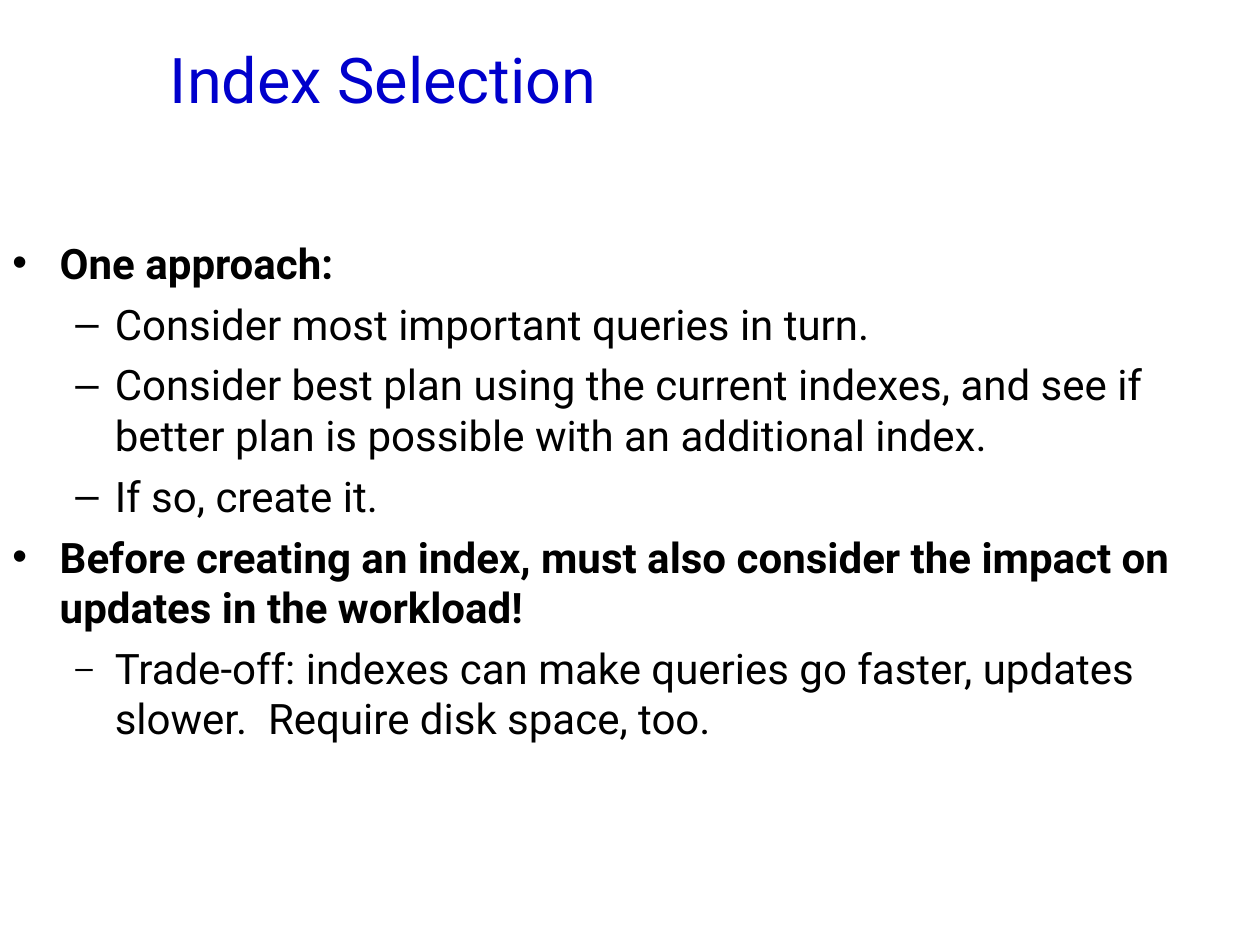
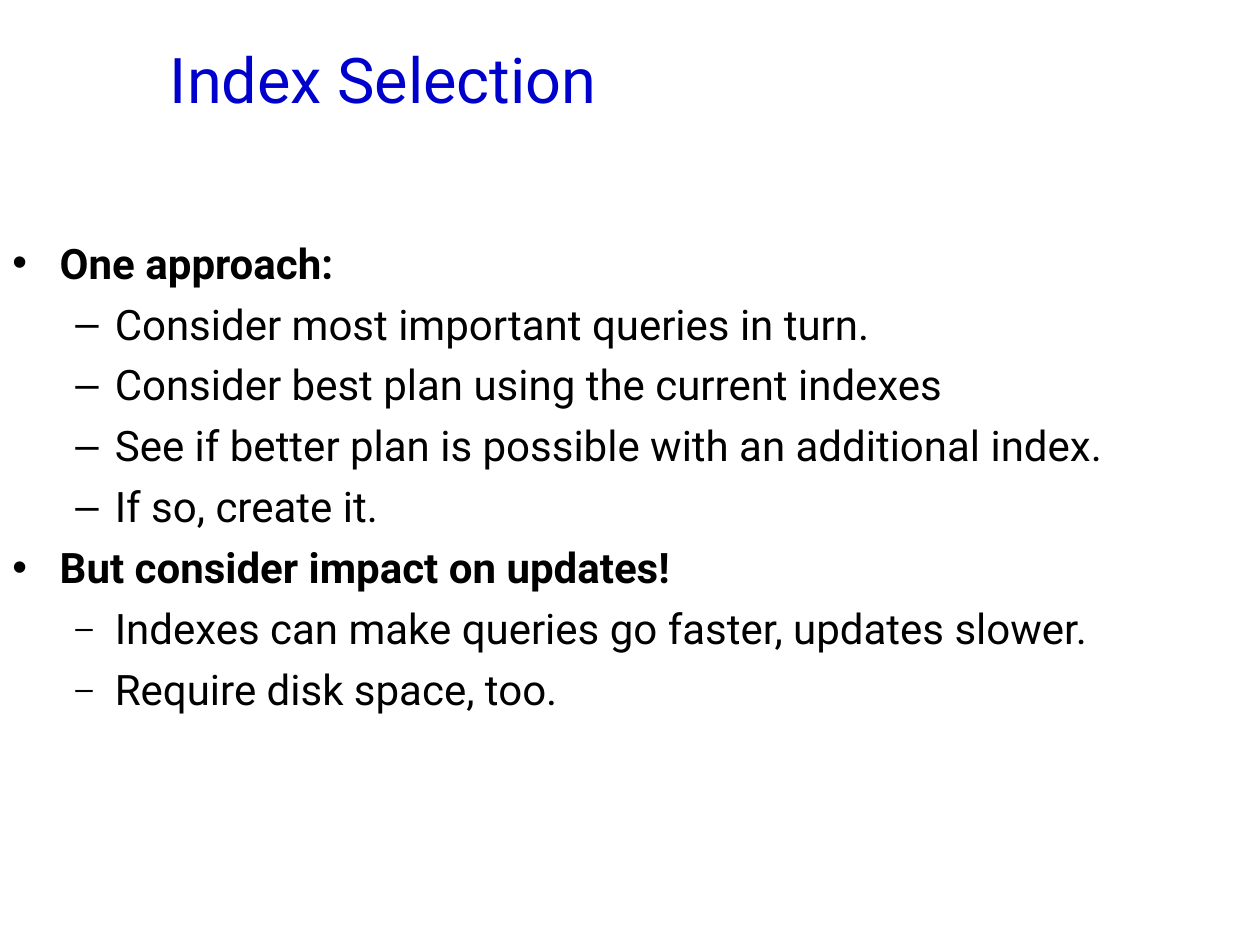
Before and after one commit to jhellerstein/cs186-09, a slide deck: slide 48 of lecs/16.QueryOpt.ppt. Drawn at 1260x945 pixels with LibreOffice and Linux fonts; fonts in the diff are those of the drawing; background and template pictures are left out. Boxes give left, top, right and bottom in pixels: in the first picture for what was removed or moved away, otherwise in the second. Text is boxed around its words. In the diff, an @@ line names an element or a change of style, - is before the commit and + after.

```diff
--- a/lecs/16.QueryOpt.ppt
+++ b/lecs/16.QueryOpt.ppt
@@ text at <box>115,368,1102,470</box>: text changed @@
-  – Consider best plan using the current indexes, and see if better plan is possible with an additional index.
+  – Consider best plan using the current indexes
+  – See if better plan is possible with an additional index.
@@ text at <box>60,551,1087,714</box>: text changed @@
-• Before creating an index, must also consider the impact on updates in the workload!
-  – Trade-off: indexes can make queries go faster, updates slower. Require disk space, too.
+• But consider impact on updates!
+  – Indexes can make queries go faster, updates slower.
+  – Require disk space, too.
```
Also in this commit, not shown: 10 other slides changed, 1 other file.
